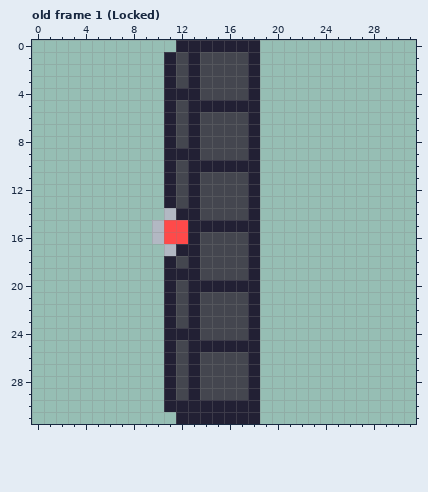
Pixel-art file, stored at assets/images/projects/door.aseprite. The first picture shows the starting point.
32x32 pixels, 20 frames. Shown: old frame 1 (Locked). The commit also changed other frames, which this record leaves out.
After the commit:
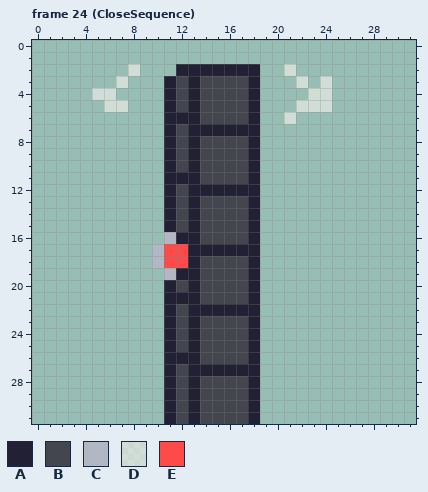
Palette (. is transparent): A #222034  B #44464f  C #b2b8c3  D #f9f5ef96  E #ff4a4a
A new or re-ordered frame is compared with the old frame closest to it.
What changed:
frames 20 -> 27
layer "Layer 1" added
--- frame 24 (CloseSequence) is new; against old frame 1 (Locked), layers "Layer 1", "VFX", "Door"
@@ x 0..31 @@
- 0 ............AAAAAAA.............
- 1 ...........ABABBBBA.............
- 2 ...........ABABBBBA.............
- 3 ...........ABABBBBA.............
- 4 ...........AAABBBBA.............
- 5 ...........ABAAAAAA.............
- 6 ...........ABABBBBA.............
- 7 ...........ABABBBBA.............
+ 0 ................................
+ 1 ................................
+ 2 ........D...AAAAAAA..D..........
+ 3 .......D...ABABBBBA...D.D.......
+ 4 .....DD....ABABBBBA....DD.......
+ 5 ......DD...ABABBBBA...DDD.......
+ 6 ...........AAABBBBA..D..........
+ 7 ...........ABAAAAAA.............
  8 ...........ABABBBBA.............
- 9 ...........AAABBBBA.............
-10 ...........ABAAAAAA.............
-11 ...........ABABBBBA.............
-12 ...........ABABBBBA.............
+ 9 ...........ABABBBBA.............
+10 ...........ABABBBBA.............
+11 ...........AAABBBBA.............
+12 ...........ABAAAAAA.............
 13 ...........ABABBBBA.............
-14 ...........CAABBBBA.............
-15 ..........CEEAAAAAA.............
-16 ..........CEEABBBBA.............
-17 ...........CAABBBBA.............
-18 ...........ABABBBBA.............
-19 ...........AAABBBBA.............
-20 ...........ABAAAAAA.............
-21 ...........ABABBBBA.............
-22 ...........ABABBBBA.............
+14 ...........ABABBBBA.............
+15 ...........ABABBBBA.............
+16 ...........CAABBBBA.............
+17 ..........CEEAAAAAA.............
+18 ..........CEEABBBBA.............
+19 ...........CAABBBBA.............
+20 ...........ABABBBBA.............
+21 ...........AAABBBBA.............
+22 ...........ABAAAAAA.............
 23 ...........ABABBBBA.............
-24 ...........AAABBBBA.............
-25 ...........ABAAAAAA.............
-26 ...........ABABBBBA.............
-27 ...........ABABBBBA.............
+24 ...........ABABBBBA.............
+25 ...........ABABBBBA.............
+26 ...........AAABBBBA.............
+27 ...........ABAAAAAA.............
 28 ...........ABABBBBA.............
 29 ...........ABABBBBA.............
-30 ...........AAAAAAAA.............
-31 ............AAAAAAA.............
+30 ...........ABABBBBA.............
+31 ...........ABABBBBA.............
Boxes around the changes in both pictures, in picture pixels (x1, y1, x2, y2):
changed: (92, 40, 332, 424)
